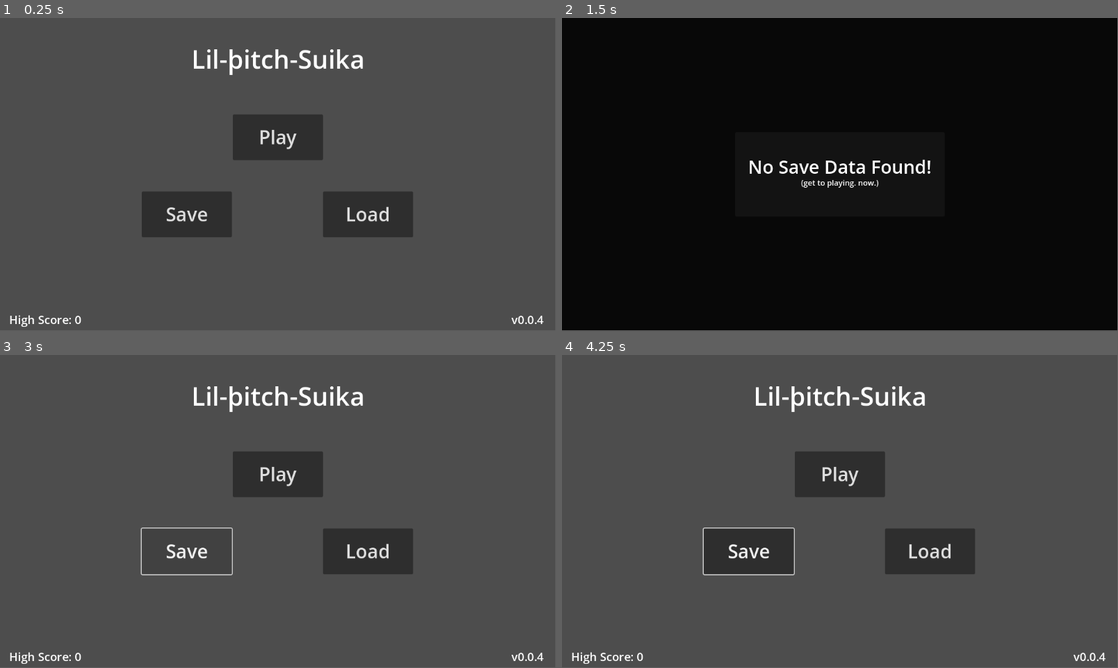
Above: before the commit, frames 1-4 (two rows, left to right).
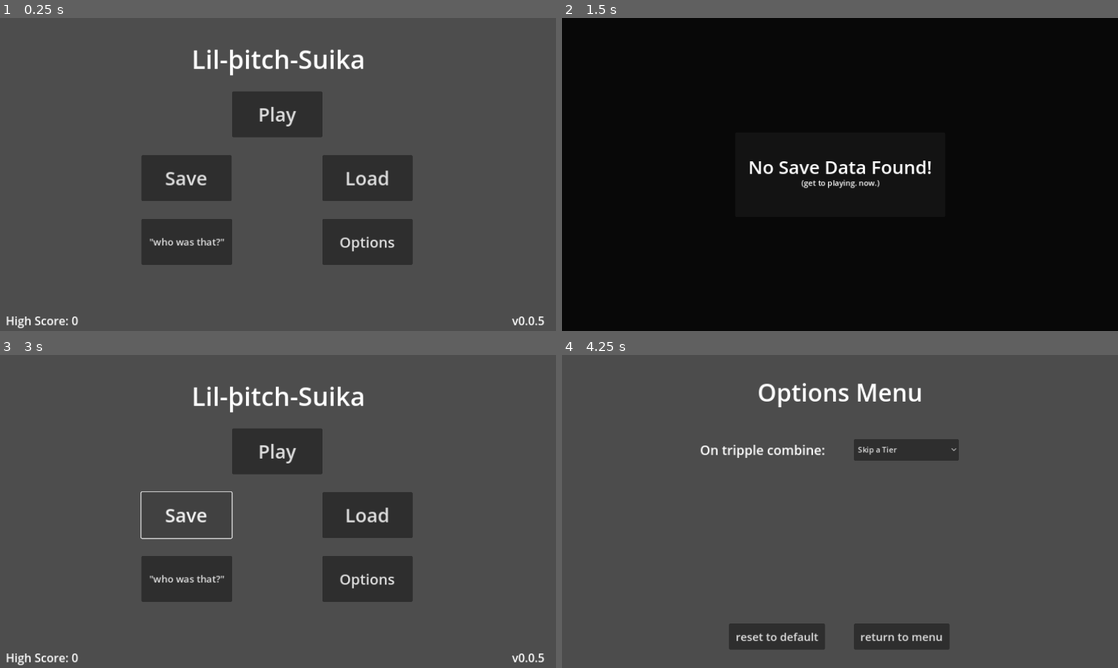
Above: after the commit, the same moments.

Repository: kevinprunty/bitchpost-suika
Game: Godot game, scene res://scenes/MainMenu.tscn
The game is run twice, just before and just after one commit, with the same random seed, the same clock (stepped at 60 frames per second) and the same inputs.
Inputs (mouse positions are in pixels of both pictures, inside the frame that each line leads up to):
- Up to frame 1 (0.25 s): no input
- Up to frame 2 (1.5 s): click "Load" at 0.5 s; tap Enter at 1.25 s; hold D (right) from 1.28 s (still down); hold Space (drop) from 1.28 s (still down)
- Up to frame 3 (3 s): release D (right) at 2.03 s; release Space (drop) at 2.03 s; hold A (left) 2.03-2.75 s; tap M at 2.1 s; click "Save" at 2.75 s
- Up to frame 4 (4.25 s): click (928, 577) at 3.5 s, where only the run after the commit has a clickable "Options"
In our replay, the window is 799x449 before the commit and 800x450 after it. These sizes can differ from the game's own. Grey fills any space a smaller window leaves; there, only what the larger window draws over its background counts as a difference.

The runs differ from the first frame. In frame 1, 11% of the frame differs, in the area x 1-98%, y 10-100%; in frame 2, 0.6%; in frame 3, 9.3%; in frame 4, 12%, in the area x 1-98%, y 8-99%.

Commit message:
0.0.5
added the skeleton of a bio screen, added AN option, (hopefully) fixed the three merging bug, and made the window resize!

Diff:
--- a/Scripts/MainMenuHide.gd
+++ b/Scripts/MainMenuHide.gd
@@ -1,5 +1,4 @@
 extends Control
-
 
 func hide_screen():
 	hide()
--- /dev/null
+++ b/Scripts/Options_Menu.gd
@@ -0,0 +1,7 @@
+extends Button
+
+var options = preload("res://scenes/options.tscn")
+
+func _on_pressed():
+	var instance = options.instantiate()
+	get_tree().root.add_child(instance)
--- /dev/null
+++ b/Scripts/Who_is_that.gd
@@ -0,0 +1,7 @@
+extends Button
+
+var who = preload("res://scenes/Pfp-Explanation.tscn")
+
+func _on_pressed():
+	var instance = who.instantiate()
+	get_tree().root.add_child(instance)
--- /dev/null
+++ b/Scripts/close button.gd
@@ -0,0 +1,5 @@
+extends Button
+
+
+func _on_pressed():
+	get_parent().get_parent().queue_free()
--- a/Scripts/mm_score.gd
+++ b/Scripts/mm_score.gd
@@ -3,3 +3,9 @@
 # Called every frame. 'delta' is the elapsed time since the previous frame.
 func _process(_delta):
 	get_node(".").text = "High Score: " + str(SaveManager.mm_hs)
+
+func get_settings():
+	if SaveManager.three_behavior == 1:
+		return "True"
+	if SaveManager.three_behavior == 2:
+		return "False"
--- a/Scripts/new_fruit_manager.gd
+++ b/Scripts/new_fruit_manager.gd
@@ -39,9 +39,32 @@
 		instance.position.x = new_ball_spawn_pos.x
 		instance.position.y = new_ball_spawn_pos.y
 		add_child(instance)
+		hider.unhide_strawberry()
 		if highest_fruit_seen == 1:
 			highest_fruit_seen += 1
+
+	if cherry_pos_array.size() >= 2:
+		var pos_1 = cherry_pos_array.pop_front()
+		var pos_2 = cherry_pos_array.pop_front()
+		var new_ball_spawn_pos = (pos_1 + pos_2)/2
+		cherry_pos_array.clear()
+		if UserSettings.tripple_combine == 1:
+			var instance = grape.instantiate()
+			instance.position.x = new_ball_spawn_pos.x
+			instance.position.y = new_ball_spawn_pos.y
+			add_child(instance)
 			hider.unhide_strawberry()
+			hider.unhide_grape()
+			if highest_fruit_seen == 1:
+				highest_fruit_seen += 1
+		if UserSettings.tripple_combine == 2:
+			var instance = strawberry.instantiate()
+			instance.position.x = new_ball_spawn_pos.x
+			instance.position.y = new_ball_spawn_pos.y
+			add_child(instance)
+			hider.unhide_strawberry()
+			if highest_fruit_seen == 1:
+				highest_fruit_seen += 1
 
 	if strawberry_pos_array.size() == 2:
 		var pos_1 = strawberry_pos_array.pop_front()
@@ -51,9 +74,32 @@
 		instance.position.x = new_ball_spawn_pos.x
 		instance.position.y = new_ball_spawn_pos.y
 		add_child(instance)
+		hider.unhide_grape()
 		if highest_fruit_seen == 2:
 			highest_fruit_seen += 1
+
+	if strawberry_pos_array.size() >= 2:
+		var pos_1 = strawberry_pos_array.pop_front()
+		var pos_2 = strawberry_pos_array.pop_front()
+		var new_ball_spawn_pos = (pos_1 + pos_2)/2
+		strawberry_pos_array.clear()
+		if UserSettings.tripple_combine == 1:
+			var instance = tangerine.instantiate()
+			instance.position.x = new_ball_spawn_pos.x
+			instance.position.y = new_ball_spawn_pos.y
+			add_child(instance)
 			hider.unhide_grape()
+			hider.unhide_tangerine()
+			if highest_fruit_seen == 2:
+				highest_fruit_seen += 2
+		if UserSettings.tripple_combine == 2:
+			var instance = grape.instantiate()
+			instance.position.x = new_ball_spawn_pos.x
+			instance.position.y = new_ball_spawn_pos.y
+			add_child(instance)
+			hider.unhide_grape()
+			if highest_fruit_seen == 2:
+				highest_fruit_seen += 1
 
 	if grape_pos_array.size() == 2:
 		var pos_1 = grape_pos_array.pop_front()
@@ -63,9 +109,32 @@
 		instance.position.x = new_ball_spawn_pos.x
 		instance.position.y = new_ball_spawn_pos.y
 		add_child(instance)
+		hider.unhide_tangerine()
 		if highest_fruit_seen == 3:
 			highest_fruit_seen += 1
+
+	if grape_pos_array.size() >= 2:
+		var pos_1 = grape_pos_array.pop_front()
+		var pos_2 = grape_pos_array.pop_front()
+		var new_ball_spawn_pos = (pos_1 + pos_2)/2
+		grape_pos_array.clear()
+		if UserSettings.tripple_combine == 1:
+			var instance = orange.instantiate()
+			instance.position.x = new_ball_spawn_pos.x
+			instance.position.y = new_ball_spawn_pos.y
+			add_child(instance)
 			hider.unhide_tangerine()
+			hider.unhide_orange()
+			if highest_fruit_seen == 3:
+				highest_fruit_seen += 2
+		if UserSettings.tripple_combine == 2:
+			var instance = tangerine.instantiate()
+			instance.position.x = new_ball_spawn_pos.x
+			instance.position.y = new_ball_spawn_pos.y
+			add_child(instance)
+			hider.unhide_tangerine()
+			if highest_fruit_seen == 3:
+				highest_fruit_seen += 1
 
 	if tangerine_pos_array.size() == 2:
 		var pos_1 = tangerine_pos_array.pop_front()
@@ -75,9 +144,32 @@
 		instance.position.x = new_ball_spawn_pos.x
 		instance.position.y = new_ball_spawn_pos.y
 		add_child(instance)
+		hider.unhide_orange()
 		if highest_fruit_seen == 4:
 			highest_fruit_seen += 1
+
+	if tangerine_pos_array.size() >= 2:
+		var pos_1 = tangerine_pos_array.pop_front()
+		var pos_2 = tangerine_pos_array.pop_front()
+		var new_ball_spawn_pos = (pos_1 + pos_2)/2
+		tangerine_pos_array.clear()
+		if UserSettings.tripple_combine == 1:
+			var instance = apple.instantiate()
+			instance.position.x = new_ball_spawn_pos.x
+			instance.position.y = new_ball_spawn_pos.y
+			add_child(instance)
 			hider.unhide_orange()
+			hider.unhide_apple()
+			if highest_fruit_seen == 4:
+				highest_fruit_seen += 2
+		if UserSettings.tripple_combine == 2:
+			var instance = orange.instantiate()
+			instance.position.x = new_ball_spawn_pos.x
+			instance.position.y = new_ball_spawn_pos.y
+			add_child(instance)
+			hider.unhide_orange()
+			if highest_fruit_seen == 4:
+				highest_fruit_seen += 1
 
 	if orange_pos_array.size() == 2:
 		var pos_1 = orange_pos_array.pop_front()
@@ -87,9 +179,32 @@
 		instance.position.x = new_ball_spawn_pos.x
 		instance.position.y = new_ball_spawn_pos.y
 		add_child(instance)
+		hider.unhide_apple()
 		if highest_fruit_seen == 5:
 			highest_fruit_seen += 1
+
+	if orange_pos_array.size() >= 2:
+		var pos_1 = orange_pos_array.pop_front()
+		var pos_2 = orange_pos_array.pop_front()
+		var new_ball_spawn_pos = (pos_1 + pos_2)/2
+		orange_pos_array.clear()
+		if UserSettings.tripple_combine == 1:
+			var instance = dekopan.instantiate()
+			instance.position.x = new_ball_spawn_pos.x
+			instance.position.y = new_ball_spawn_pos.y
+			add_child(instance)
 			hider.unhide_apple()
+			hider.unhide_dekopan()
+			if highest_fruit_seen == 5:
+				highest_fruit_seen += 2
+		if UserSettings.tripple_combine == 2:
+			var instance = apple.instantiate()
+			instance.position.x = new_ball_spawn_pos.x
+			instance.position.y = new_ball_spawn_pos.y
+			add_child(instance)
+			hider.unhide_apple()
+			if highest_fruit_seen == 5:
+				highest_fruit_seen += 1
 
 	if apple_pos_array.size() == 2:
 		var pos_1 = apple_pos_array.pop_front()
@@ -99,9 +214,32 @@
 		instance.position.x = new_ball_spawn_pos.x
 		instance.position.y = new_ball_spawn_pos.y
 		add_child(instance)
+		hider.unhide_dekopan()
 		if highest_fruit_seen == 6:
 			highest_fruit_seen += 1
+
+	if apple_pos_array.size() >= 2:
+		var pos_1 = apple_pos_array.pop_front()
+		var pos_2 = apple_pos_array.pop_front()
+		var new_ball_spawn_pos = (pos_1 + pos_2)/2
+		apple_pos_array.clear()
+		if UserSettings.tripple_combine == 1:
+			var instance = peach.instantiate()
+			instance.position.x = new_ball_spawn_pos.x
+			instance.position.y = new_ball_spawn_pos.y
+			add_child(instance)
+			hider.unhide_peach()
 			hider.unhide_dekopan()
+			if highest_fruit_seen == 6:
+				highest_fruit_seen += 2
+		if UserSettings.tripple_combine == 2:
+			var instance = dekopan.instantiate()
+			instance.position.x = new_ball_spawn_pos.x
+			instance.position.y = new_ball_spawn_pos.y
+			add_child(instance)
+			hider.unhide_dekopan()
+			if highest_fruit_seen == 6:
+				highest_fruit_seen += 1
 
 	if dekopan_pos_array.size() == 2:
 		var pos_1 = dekopan_pos_array.pop_front()
@@ -111,9 +249,32 @@
 		instance.position.x = new_ball_spawn_pos.x
 		instance.position.y = new_ball_spawn_pos.y
 		add_child(instance)
+		hider.unhide_peach()
 		if highest_fruit_seen == 7:
 			highest_fruit_seen += 1
+
+	if dekopan_pos_array.size() >= 2:
+		var pos_1 = dekopan_pos_array.pop_front()
+		var pos_2 = dekopan_pos_array.pop_front()
+		var new_ball_spawn_pos = (pos_1 + pos_2)/2
+		dekopan_pos_array.clear()
+		if UserSettings.tripple_combine == 1:
+			var instance = pineapple.instantiate()
+			instance.position.x = new_ball_spawn_pos.x
+			instance.position.y = new_ball_spawn_pos.y
+			add_child(instance)
 			hider.unhide_peach()
+			hider.unhide_pineapple()
+			if highest_fruit_seen == 7:
+				highest_fruit_seen += 2
+		if UserSettings.tripple_combine == 2:
+			var instance = peach.instantiate()
+			instance.position.x = new_ball_spawn_pos.x
+			instance.position.y = new_ball_spawn_pos.y
+			add_child(instance)
+			hider.unhide_peach()
+			if highest_fruit_seen == 7:
+				highest_fruit_seen += 1
 
 	if peach_pos_array.size() == 2:
 		var pos_1 = peach_pos_array.pop_front()
@@ -123,9 +284,32 @@
 		instance.position.x = new_ball_spawn_pos.x
 		instance.position.y = new_ball_spawn_pos.y
 		add_child(instance)
+		hider.unhide_pineapple()
 		if highest_fruit_seen == 8:
 			highest_fruit_seen += 1
+
+	if peach_pos_array.size() >= 2:
+		var pos_1 = peach_pos_array.pop_front()
+		var pos_2 = peach_pos_array.pop_front()
+		var new_ball_spawn_pos = (pos_1 + pos_2)/2
+		peach_pos_array.clear()
+		if UserSettings.tripple_combine == 1:
+			var instance = melon.instantiate()
+			instance.position.x = new_ball_spawn_pos.x
+			instance.position.y = new_ball_spawn_pos.y
+			add_child(instance)
+			hider.unhide_melon()
 			hider.unhide_pineapple()
+			if highest_fruit_seen == 8:
+				highest_fruit_seen += 2
+		if UserSettings.tripple_combine == 2:
+			var instance = pineapple.instantiate()
+			instance.position.x = new_ball_spawn_pos.x
+			instance.position.y = new_ball_spawn_pos.y
+			add_child(instance)
+			hider.unhide_pineapple()
+			if highest_fruit_seen == 8:
+				highest_fruit_seen += 1
 
 	if pineapple_pos_array.size() == 2:
 		var pos_1 = pineapple_pos_array.pop_front()
@@ -135,9 +319,32 @@
 		instance.position.x = new_ball_spawn_pos.x
 		instance.position.y = new_ball_spawn_pos.y
 		add_child(instance)
+		hider.unhide_melon()
 		if highest_fruit_seen == 9:
 			highest_fruit_seen += 1
+
+	if pineapple_pos_array.size() >= 2:
+		var pos_1 = pineapple_pos_array.pop_front()
+		var pos_2 = pineapple_pos_array.pop_front()
+		var new_ball_spawn_pos = (pos_1 + pos_2)/2
+		pineapple_pos_array.clear()
+		if UserSettings.tripple_combine == 1:
+			var instance = watermelon.instantiate()
+			instance.position.x = new_ball_spawn_pos.x
+			instance.position.y = new_ball_spawn_pos.y
+			add_child(instance)
 			hider.unhide_melon()
+			hider.unhide_watermelon()
+			if highest_fruit_seen == 9:
+				highest_fruit_seen += 2
+		if UserSettings.tripple_combine == 2:
+			var instance = melon.instantiate()
+			instance.position.x = new_ball_spawn_pos.x
+			instance.position.y = new_ball_spawn_pos.y
+			add_child(instance)
+			hider.unhide_melon()
+			if highest_fruit_seen == 9:
+				highest_fruit_seen += 1
 
 	if melon_pos_array.size() == 2:
 		var pos_1 = melon_pos_array.pop_front()
@@ -147,12 +354,28 @@
 		instance.position.x = new_ball_spawn_pos.x
 		instance.position.y = new_ball_spawn_pos.y
 		add_child(instance)
+		hider.unhide_watermelon()
 		if highest_fruit_seen == 10:
 			highest_fruit_seen += 1
-			hider.unhide_watermelon()
+
+	if melon_pos_array.size() >= 2:
+		var pos_1 = melon_pos_array.pop_front()
+		var pos_2 = melon_pos_array.pop_front()
+		var new_ball_spawn_pos = (pos_1 + pos_2)/2
+		melon_pos_array.clear()
+		var instance = watermelon.instantiate()
+		instance.position.x = new_ball_spawn_pos.x
+		instance.position.y = new_ball_spawn_pos.y
+		add_child(instance)
+		hider.unhide_watermelon()
+		if highest_fruit_seen == 10:
+			highest_fruit_seen += 1
 
 	if watermelon_pos_array.size() == 2:
 		score += 200
+
+	if watermelon_pos_array.size() >= 2:
+		score += 1000
 
 func _unhandled_input(_event):
 	if Input.is_physical_key_pressed(KEY_Z):
--- a/Scripts/ok_button.gd
+++ /dev/null
@@ -1,4 +0,0 @@
-extends Button
-
-func _on_pressed():
-	print("press")
--- a/Scripts/save_manager.gd
+++ b/Scripts/save_manager.gd
@@ -2,16 +2,21 @@
 
 var save_path = "user://save.save"
 var No_Save = preload("res://scenes/No_Save.tscn")
-var mm_hs = 0
+var mm_hs: int = 0
+var three_behavior: int = 1
 
 func save_data():
 	var file = FileAccess.open(save_path, FileAccess.WRITE)
 	file.store_var(mm_hs)
+	file.store_var(three_behavior)
 
 func load_data():
 	if FileAccess.file_exists(save_path):
 		var file = FileAccess.open(save_path, FileAccess.READ)
 		mm_hs = file.get_var(mm_hs)
+		three_behavior = file.get_var(three_behavior)
+		UserSettings.tripple_combine = three_behavior
+		print(mm_hs," ", three_behavior,"=",UserSettings.tripple_combine)
 	else:
 		var instance = No_Save.instantiate()
 		add_child(instance)
--- /dev/null
+++ b/Scripts/three_combine_button.gd
@@ -0,0 +1,9 @@
+extends OptionButton
+
+func _on_item_selected(index):
+	if index == 0:
+		UserSettings.tripple_combine = 1
+		SaveManager.three_behavior = 1
+	if index == 1:
+		UserSettings.tripple_combine = 2
+		SaveManager.three_behavior = 2
--- a/Scripts/up_next_global.gd
+++ /dev/null
@@ -1,3 +0,0 @@
-extends Node
-
-var TestSpawner
--- /dev/null
+++ b/Scripts/user_settings.gd
@@ -0,0 +1,6 @@
+extends Node
+
+#this is just used as a place to store selected var that can be accsessed in game.
+#will find a better place/method for this
+@onready var tripple_combine = 1
+#1 is skip a tier, 2 is dont
--- a/balls/Mac.tscn
+++ b/balls/Mac.tscn
@@ -14,8 +14,10 @@
 script = ExtResource("1_s0ecc")
 
 [node name="RigidBody2D" type="RigidBody2D" parent="."]
+z_index = -3
 
 [node name="Sprite2D" type="Sprite2D" parent="RigidBody2D"]
+z_index = 1
 position = Vector2(-9.53674e-07, -7.15256e-07)
 scale = Vector2(0.171875, 0.171875)
 texture = ExtResource("1_bimf0")
--- a/project.godot
+++ b/project.godot
@@ -12,7 +12,7 @@
 
 config/name="lil-bitch-suika"
 config/description="combine fruits for infinite fortune"
-config/version="0.0.01"
+config/version="0.0.5"
 run/main_scene="res://scenes/MainMenu.tscn"
 config/features=PackedStringArray("4.2", "Forward Plus")
 boot_splash/image="res://sprites/companylogo.png"
@@ -24,11 +24,11 @@
 
 NewFruitManager="*res://Scripts/new_fruit_manager.gd"
 SaveManager="*res://Scripts/save_manager.gd"
-UpNextGlobal="*res://Scripts/up_next_global.gd"
+UserSettings="*res://Scripts/user_settings.gd"
 
 [display]
 
-window/size/resizable=false
+window/stretch/mode="canvas_items"
 
 [input]
 
--- a/scenes/MainMenu.tscn
+++ b/scenes/MainMenu.tscn
@@ -1,10 +1,12 @@
-[gd_scene load_steps=6 format=3 uid="uid://bd4yjgsvfnvrp"]
+[gd_scene load_steps=8 format=3 uid="uid://bd4yjgsvfnvrp"]
 
 [ext_resource type="Script" path="res://Scripts/MainMenuButton.gd" id="1_8yp6e"]
 [ext_resource type="Script" path="res://Scripts/MainMenuHide.gd" id="1_vx2ul"]
 [ext_resource type="Script" path="res://Scripts/Load_data.gd" id="2_axqn0"]
 [ext_resource type="Script" path="res://Scripts/save_data.gd" id="3_7qsol"]
 [ext_resource type="Script" path="res://Scripts/mm_score.gd" id="5_tcicf"]
+[ext_resource type="Script" path="res://Scripts/Options_Menu.gd" id="6_fqd4w"]
+[ext_resource type="Script" path="res://Scripts/Who_is_that.gd" id="6_pdpyb"]
 
 [node name="MainMenu" type="Control" groups=["menu"]]
 layout_mode = 3
@@ -33,7 +35,7 @@
 [node name="version number" type="Label" parent="."]
 layout_mode = 1
 anchors_preset = -1
-anchor_left = 1.0
+anchor_left = 1.00955
 anchor_top = 1.0
 anchor_right = 1.0
 anchor_bottom = 1.0
@@ -42,16 +44,16 @@
 grow_horizontal = 0
 grow_vertical = 0
 theme_override_font_sizes/font_size = 24
-text = "v0.0.4"
+text = "v0.0.5"
 metadata/_edit_use_anchors_ = true
 
 [node name="Play" type="Button" parent="."]
 layout_mode = 1
 anchors_preset = -1
-anchor_left = 0.5
-anchor_top = 0.381173
-anchor_right = 0.5
-anchor_bottom = 0.381173
+anchor_left = 0.498264
+anchor_top = 0.307099
+anchor_right = 0.498264
+anchor_bottom = 0.307099
 offset_left = -93.0
 offset_top = -47.0
 offset_right = 94.0
@@ -61,14 +63,12 @@
 theme_override_font_sizes/font_size = 39
 text = "Play"
 script = ExtResource("1_8yp6e")
-metadata/_edit_use_anchors_ = true
 
 [node name="Load" type="Button" parent="."]
-layout_mode = 0
-offset_left = 670.0
-offset_top = 360.0
-offset_right = 857.0
-offset_bottom = 455.0
+offset_left = 668.0
+offset_top = 284.0
+offset_right = 855.0
+offset_bottom = 379.0
 theme_override_font_sizes/font_size = 39
 text = "Load"
 script = ExtResource("2_axqn0")
@@ -76,34 +76,64 @@
 [node name="Save" type="Button" parent="."]
 layout_mode = 1
 anchors_preset = -1
-anchor_left = 0.335938
-anchor_top = 0.628086
-anchor_right = 0.335938
-anchor_bottom = 0.628086
+anchor_left = 0.335069
+anchor_top = 0.453704
+anchor_right = 0.335069
+anchor_bottom = 0.453704
 offset_left = -93.0
-offset_top = -47.0
+offset_top = -10.0
 offset_right = 94.0
-offset_bottom = 48.0
+offset_bottom = 85.0
 grow_horizontal = 2
 grow_vertical = 2
 theme_override_font_sizes/font_size = 39
 text = "Save"
 script = ExtResource("3_7qsol")
-metadata/_edit_use_anchors_ = true
 
 [node name="high score" type="Label" parent="."]
 layout_mode = 1
 anchors_preset = 2
 anchor_top = 1.0
 anchor_bottom = 1.0
-offset_left = 19.0
+offset_left = 12.0
 offset_top = -39.0
-offset_right = 150.0
+offset_right = 162.0
 grow_vertical = 0
 theme_override_font_sizes/font_size = 24
 text = "High Score: 0"
 script = ExtResource("5_tcicf")
 
+[node name="Options" type="Button" parent="."]
+layout_mode = 1
+anchors_preset = -1
+anchor_left = 0.579861
+anchor_top = 0.641975
+anchor_right = 0.742
+anchor_bottom = 0.789
+offset_top = 3.05176e-05
+offset_right = 0.215942
+offset_bottom = -0.272034
+theme_override_font_sizes/font_size = 30
+action_mode = 0
+text = "Options"
+script = ExtResource("6_fqd4w")
+metadata/_edit_use_anchors_ = true
+
+[node name="Who" type="Button" parent="."]
+layout_mode = 1
+anchors_preset = -1
+anchor_left = 0.25434
+anchor_top = 0.641975
+anchor_right = 0.416667
+anchor_bottom = 0.78858
+offset_top = 3.05176e-05
+offset_right = 1.0
+theme_override_font_sizes/font_size = 20
+text = "\"who was that?\""
+script = ExtResource("6_pdpyb")
+
 [connection signal="pressed" from="Play" to="Play" method="_on_pressed"]
 [connection signal="pressed" from="Load" to="Load" method="_on_pressed"]
 [connection signal="pressed" from="Save" to="Save" method="_on_pressed"]
+[connection signal="pressed" from="Options" to="Options" method="_on_pressed"]
+[connection signal="pressed" from="Who" to="Who" method="_on_pressed"]
--- /dev/null
+++ b/scenes/Pfp-Explanation.tscn
@@ -0,0 +1,127 @@
+[gd_scene load_steps=13 format=3 uid="uid://d0dl817w0p338"]
+
+[ext_resource type="Texture2D" uid="uid://blhyofcypcujr" path="res://sprites/fruits/circles/mac.png" id="1_760mt"]
+[ext_resource type="Texture2D" uid="uid://gl6idtlrlts1" path="res://sprites/fruits/circles/TOASTER.png" id="2_ajbue"]
+[ext_resource type="Texture2D" uid="uid://cbb5tx4eb6ai0" path="res://sprites/fruits/circles/feature.png" id="2_domrj"]
+[ext_resource type="Texture2D" uid="uid://ctfollchk4wb6" path="res://sprites/fruits/circles/chim.png" id="3_wamow"]
+[ext_resource type="Texture2D" uid="uid://bl2o4t3g8uyy4" path="res://sprites/fruits/circles/duckaccino.png" id="4_g0jm5"]
+[ext_resource type="Texture2D" uid="uid://ck4ckaojt0ghg" path="res://sprites/fruits/circles/salami.png" id="5_lj3ii"]
+[ext_resource type="Texture2D" uid="uid://dkpvppq451o5e" path="res://sprites/fruits/circles/list.png" id="7_h6wr6"]
+[ext_resource type="Texture2D" uid="uid://bgyyc2pp84ky4" path="res://sprites/fruits/circles/wormdick.png" id="7_idvcn"]
+[ext_resource type="Texture2D" uid="uid://c2hbbsso3encn" path="res://sprites/fruits/circles/gilgermage.png" id="8_haa8g"]
+[ext_resource type="Texture2D" uid="uid://d3qj6h24k30lo" path="res://sprites/fruits/circles/blue.png" id="10_y6vdu"]
+[ext_resource type="Texture2D" uid="uid://wl1d6uaa5ks3" path="res://sprites/fruits/circles/simple.png" id="11_74xq2"]
+[ext_resource type="Script" path="res://Scripts/close button.gd" id="12_la4f8"]
+
+[node name="WHO??" type="Control"]
+z_index = 1
+z_as_relative = false
+layout_mode = 3
+anchors_preset = 15
+anchor_right = 1.0
+anchor_bottom = 1.0
+grow_horizontal = 2
+grow_vertical = 2
+
+[node name="ColorRect" type="ColorRect" parent="."]
+layout_mode = 1
+anchors_preset = 8
+anchor_left = 0.5
+anchor_top = 0.5
+anchor_right = 0.5
+anchor_bottom = 0.5
+offset_left = -562.0
+offset_top = -310.0
+offset_right = 561.0
+offset_bottom = 309.0
+grow_horizontal = 2
+grow_vertical = 2
+color = Color(0.0901961, 0.0823529, 0.0745098, 1)
+
+[node name="ItemList" type="ItemList" parent="ColorRect"]
+layout_mode = 1
+anchors_preset = -1
+anchor_left = 0.231523
+anchor_top = 0.33441
+anchor_right = 0.795191
+anchor_bottom = 0.825525
+offset_left = -205.0
+offset_right = 177.0
+grow_horizontal = 2
+grow_vertical = 2
+theme_override_colors/guide_color = Color(0, 0, 0, 1)
+allow_search = false
+item_count = 11
+max_columns = 6
+same_column_width = true
+icon_mode = 0
+fixed_icon_size = Vector2i(245, 261)
+item_0/text = "Mac"
+item_0/icon = ExtResource("1_760mt")
+item_1/text = "Itsafeature"
+item_1/icon = ExtResource("2_domrj")
+item_2/text = "Achim"
+item_2/icon = ExtResource("3_wamow")
+item_3/text = "Duckaccino"
+item_3/icon = ExtResource("4_g0jm5")
+item_4/text = "Salami"
+item_4/icon = ExtResource("5_lj3ii")
+item_5/text = "List Node"
+item_5/icon = ExtResource("7_h6wr6")
+item_6/text = "Worm Dick"
+item_6/icon = ExtResource("7_idvcn")
+item_7/text = "Gilbert"
+item_7/icon = ExtResource("8_haa8g")
+item_8/text = "Toaster"
+item_8/icon = ExtResource("2_ajbue")
+item_9/text = "Blue Aura"
+item_9/icon = ExtResource("10_y6vdu")
+item_10/text = "SimpleFlips"
+item_10/icon = ExtResource("11_74xq2")
+
+[node name="Label" type="Label" parent="ColorRect"]
+layout_mode = 0
+offset_left = 55.0
+offset_top = 24.0
+offset_right = 1070.0
+offset_bottom = 169.0
+theme_type_variation = &"HeaderLarge"
+theme_override_font_sizes/font_size = 37
+text = "Who is this?
+Click a pfp for a short bio on that user"
+horizontal_alignment = 1
+
+[node name="Label" type="Label" parent="ColorRect/Label"]
+layout_mode = 1
+anchors_preset = 8
+anchor_left = 0.5
+anchor_top = 0.5
+anchor_right = 0.5
+anchor_bottom = 0.5
+offset_left = -417.5
+offset_top = 29.5
+offset_right = 420.5
+offset_bottom = 107.5
+grow_horizontal = 2
+grow_vertical = 2
+theme_override_font_sizes/font_size = 17
+text = "(screen is unfinished, expect bugs and/or missing and incomplete bios)
+(atm ONLY expect missing bios, i havent made the bio screens yet.)
+(also, expect spoilers) (duh)"
+horizontal_alignment = 1
+
+[node name="close button" type="Button" parent="ColorRect"]
+layout_mode = 1
+anchors_preset = -1
+anchor_left = 0.934996
+anchor_right = 1.0
+anchor_bottom = 0.106624
+grow_horizontal = 0
+theme_override_font_sizes/font_size = 40
+text = "X"
+flat = true
+icon_alignment = 1
+script = ExtResource("12_la4f8")
+metadata/_edit_use_anchors_ = true
+
+[connection signal="pressed" from="ColorRect/close button" to="ColorRect/close button" method="_on_pressed"]
--- /dev/null
+++ b/scenes/options.tscn
@@ -0,0 +1,79 @@
+[gd_scene load_steps=3 format=3 uid="uid://dimgct67hwfni"]
+
+[ext_resource type="Script" path="res://Scripts/three_combine_button.gd" id="1_25s3d"]
+[ext_resource type="Script" path="res://Scripts/close button.gd" id="1_u625u"]
+
+[node name="Options" type="Control"]
+layout_mode = 3
+anchors_preset = 0
+
+[node name="background" type="ColorRect" parent="."]
+layout_mode = 1
+offset_right = 1153.0
+offset_bottom = 651.0
+color = Color(0.298039, 0.298039, 0.298039, 1)
+
+[node name="options" type="Label" parent="background"]
+layout_mode = 1
+anchors_preset = -1
+anchor_left = 0.351258
+anchor_top = 0.0645161
+anchor_right = 0.648742
+anchor_bottom = 0.170507
+grow_horizontal = 2
+grow_vertical = 2
+theme_override_font_sizes/font_size = 50
+text = "Options Menu"
+horizontal_alignment = 1
+
+[node name="trippleCombine" type="Node" parent="background"]
+
+[node name="OptionButton" type="OptionButton" parent="background/trippleCombine"]
+anchors_preset = -1
+anchor_left = 0.525174
+anchor_top = 0.268519
+anchor_right = 0.713542
+anchor_bottom = 0.337963
+item_count = 2
+selected = 0
+fit_to_longest_item = false
+popup/item_0/text = "Skip a Tier"
+popup/item_0/id = 1
+popup/item_1/text = "Classic Behavior"
+popup/item_1/id = 2
+script = ExtResource("1_25s3d")
+metadata/_edit_use_anchors_ = true
+
+[node name="Label" type="Label" parent="background/trippleCombine"]
+anchors_preset = -1
+anchor_left = 0.248264
+anchor_top = 0.268519
+anchor_right = 0.475695
+anchor_bottom = 0.325617
+offset_top = 3.0
+offset_bottom = 3.0
+theme_override_font_sizes/font_size = 27
+text = "On tripple combine:"
+metadata/_edit_use_anchors_ = true
+
+[node name="back to main" type="Button" parent="background"]
+layout_mode = 0
+offset_left = 605.0
+offset_top = 556.0
+offset_right = 803.0
+offset_bottom = 610.0
+theme_override_font_sizes/font_size = 23
+text = "return to menu"
+script = ExtResource("1_u625u")
+
+[node name="set all default" type="Button" parent="background"]
+offset_left = 346.0
+offset_top = 556.0
+offset_right = 545.0
+offset_bottom = 610.0
+pivot_offset = Vector2(199, 0)
+theme_override_font_sizes/font_size = 23
+text = "reset to default"
+
+[connection signal="item_selected" from="background/trippleCombine/OptionButton" to="background/trippleCombine/OptionButton" method="_on_item_selected"]
+[connection signal="pressed" from="background/back to main" to="background/back to main" method="_on_pressed"]
Not shown, changed: export_presets.cfg
